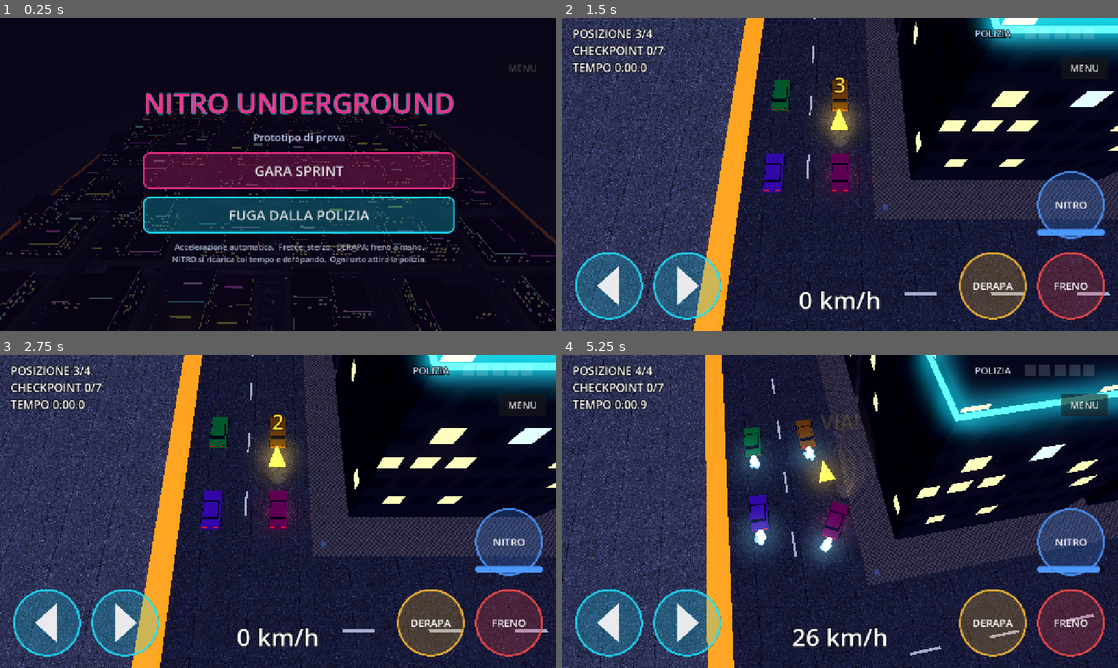
Above: before the commit, frames 1-4 (two rows, left to right).
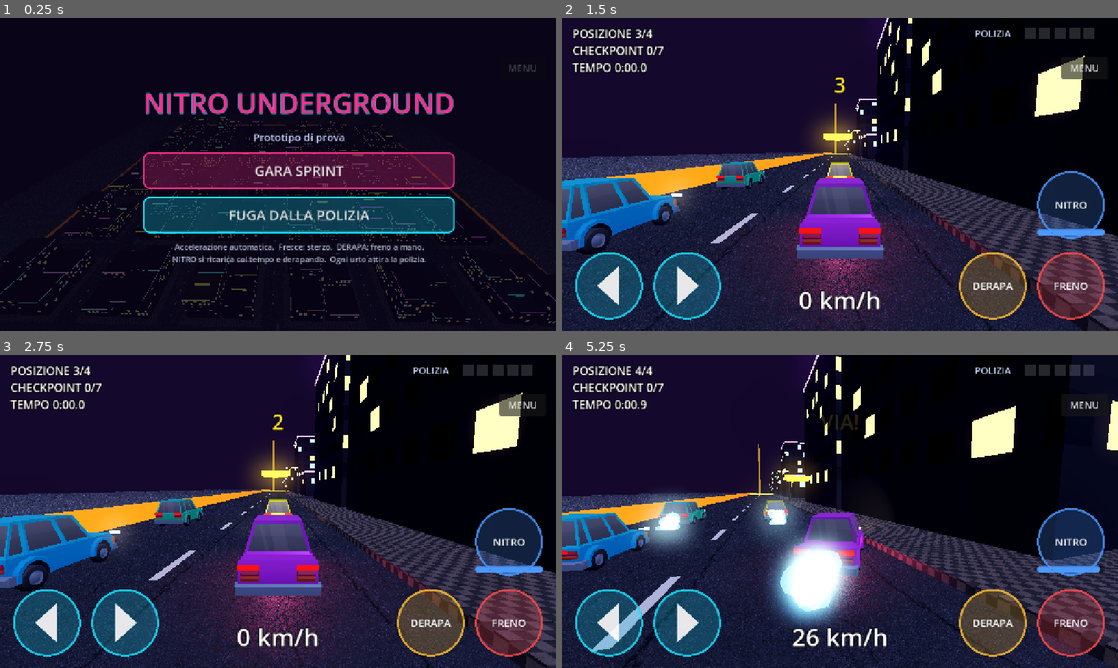
Above: after the commit, the same moments.

Repository: stefanopaglierani/nitro-underground
Game: Godot game, scene res://scenes/main.tscn
The game is run twice, just before and just after one commit, with the same random seed, the same clock (stepped at 60 frames per second) and the same inputs.
Inputs:
- Up to frame 1 (0.25 s): no input
- Up to frame 2 (1.5 s): click "MENU" at 0.5 s; click "GARA SPRINT" at 1.25 s
- Up to frame 3 (2.75 s): tap Enter at 2 s; hold Right (steer_right) from 2.03 s (still down); hold Shift (nitro) from 2.03 s (still down)
- Up to frame 4 (5.25 s): tap Space (handbrake) at 2.75, 4.25 s; release Right (steer_right) at 2.78 s; release Shift (nitro) at 2.78 s; hold Down (brake) 2.78-3.53 s; tap Shift (nitro) at 2.85, 4.35 s; tap Enter at 3.5 s; hold Shift (nitro) 3.53-4.28 s; hold Right (steer_right) 3.53-5.03 s; tap N at 3.6 s; hold Left (steer_left) from 5.03 s (still down); hold Shift (nitro) from 5.03 s (still down)

The runs differ from the first frame. In frame 1, 5.9% of the frame differs, in the area x 0-100%, y 26-100%; in frame 2, 53%; in frame 3, 53%; in frame 4, 55%, in the area x 0-100%, y 0-100%.

Commit message:
Switch to a chase camera and use the KayKit car models
The camera now follows behind and slightly above the player's car,
looking down the road: it leans into drifts, holds still in the air,
widens the field of view with speed and nitro, and stops short of
buildings. Cars use the CC0 KayKit models with a repaintable body
shader and added lights; traffic picks a random model. Four two-way
ramps sit between the traffic lanes of a few roads. The car's collision
box now reaches the roof of the taller model. Commits the asset import
settings Godot generated.

Co-Authored-By: Claude Opus 5.5 <noreply@anthropic.com>
Claude-Session: https://claude.ai/code/session_01B4A2f7S7RDXcCSPHpxJ9AW

Diff:
--- a/scripts/car.gd
+++ b/scripts/car.gd
@@ -145,10 +145,11 @@
 	physics_material_override = phys
 
 	var shape := BoxShape3D.new()
-	shape.size = Vector3(1.9, 0.75, 4.2)
+	# Covers the body from the sills to the roof, so a car on its roof rests on it.
+	shape.size = Vector3(1.9, 1.15, 4.2)
 	var col := CollisionShape3D.new()
 	col.shape = shape
-	col.position.y = 0.8
+	col.position.y = 1.0
 	add_child(col)
 
 	for i in 4:
@@ -161,7 +162,10 @@
 		_rays.append(ray)
 		_susp_len[i] = spring_rest
 
-	_model = CarModel.build(paint, kind == Driver.POLICE)
+	var body := "car_sedan"
+	if kind == Driver.RACER:
+		body = ["car_hatchback", "car_stationwagon", "car_sedan"][absi(hash(paint)) % 3]
+	_model = CarModel.build(paint, kind == Driver.POLICE, "car_police" if kind == Driver.POLICE else body)
 	add_child(_model)
 	for n in ["WheelFL", "WheelFR", "WheelRL", "WheelRR"]:
 		_wheel_nodes.append(_model.get_node(n))
--- a/scripts/car_model.gd
+++ b/scripts/car_model.gd
@@ -1,6 +1,24 @@
 class_name CarModel
 extends RefCounted
-## Builds a low-poly placeholder car out of primitive meshes. The front of the car points to -Z.
+## Builds the car models: CC0 KayKit cars (see assets/LICENSES.md) with lights added on top, or a
+## blocky placeholder made of primitive meshes if the model is missing. The front points to -Z.
+## Every model has WheelFL/FR/RL/RR pivots and the tail_mat meta (police: siren_red/siren_blue).
+
+const KAYKIT_DIR := "res://assets/kaykit_city_builder_bits/"
+## KayKit cars are about 1/5 scale and face +Z.
+const KAYKIT_SCALE := 4.5
+## Lifts the model so its wheels touch the ground when the wheel pivots sit at WHEEL_Y.
+const KAYKIT_Y := 0.3
+const WHEEL_Y := 0.35
+## Body colour swatch of each car in the atlas (u0, v0, u1, v1) and its average linear brightness.
+const PAINT_SWATCH := {
+	"car_sedan": [Vector4(0.25, 0.25, 0.375, 0.5), 0.14],
+	"car_hatchback": [Vector4(0.5, 0.25, 0.625, 0.5), 0.219],
+	"car_stationwagon": [Vector4(0.25, 0.5, 0.375, 0.75), 0.158],
+}
+const WHEEL_SUFFIX := {"WheelFL": "_wheel_front_left", "WheelFR": "_wheel_front_right", "WheelRL": "_wheel_rear_left", "WheelRR": "_wheel_rear_right"}
+static var _scenes := {}
+static var _paint_shader: Shader = preload("res://shaders/car_paint.gdshader")
 
 
 static func mat(color: Color, emission := Color.BLACK, energy := 0.0, metallic := 0.0, rough := 0.6) -> StandardMaterial3D:
@@ -28,7 +46,81 @@
 	return mi
 
 
-static func build(paint: Color, police := false) -> Node3D:
+## body: KayKit model name (car_sedan, car_hatchback, car_stationwagon, car_taxi, car_police).
+## A paint with alpha 0 keeps the model's own colours.
+static func build(paint: Color, police := false, body := "") -> Node3D:
+	if body == "":
+		body = "car_police" if police else "car_sedan"
+	var path := KAYKIT_DIR + body + ".gltf"
+	if not _scenes.has(path):
+		_scenes[path] = load(path) if ResourceLoader.exists(path) else null
+	if _scenes[path] == null:
+		return build_blocky(paint, police)
+	var root := Node3D.new()
+	root.name = "Model"
+	var model := (_scenes[path] as PackedScene).instantiate() as Node3D
+	model.scale = Vector3.ONE * KAYKIT_SCALE
+	model.rotation.y = PI
+	model.position.y = KAYKIT_Y
+	root.add_child(model)
+
+	var m := ShaderMaterial.new()
+	m.shader = _paint_shader
+	var tex: Texture2D
+	for mi in model.find_children("*", "MeshInstance3D", true, false):
+		var surf_mat := (mi as MeshInstance3D).mesh.surface_get_material(0)
+		if surf_mat is BaseMaterial3D:
+			tex = surf_mat.albedo_texture
+		(mi as MeshInstance3D).material_override = m
+	m.set_shader_parameter("atlas", tex)
+	if paint.a > 0.0 and PAINT_SWATCH.has(body):
+		m.set_shader_parameter("paint_rect", PAINT_SWATCH[body][0])
+		m.set_shader_parameter("swatch_luma", PAINT_SWATCH[body][1])
+		m.set_shader_parameter("paint", paint)
+
+	# Move each wheel under a pivot the car can raise with the suspension and turn to steer.
+	for pivot_name in WHEEL_SUFFIX:
+		var wheel := model.find_child(body + WHEEL_SUFFIX[pivot_name], true, false) as Node3D
+		var pivot := Node3D.new()
+		pivot.name = pivot_name
+		root.add_child(pivot)
+		if wheel == null:
+			continue
+		# Wheel transform in the root's space (the model is not in the scene tree yet).
+		var xf := wheel.transform
+		var n := wheel.get_parent() as Node3D
+		while n != model:
+			xf = n.transform * xf
+			n = n.get_parent() as Node3D
+		xf = model.transform * xf
+		pivot.position = Vector3(xf.origin.x, WHEEL_Y, xf.origin.z)
+		wheel.get_parent().remove_child(wheel)
+		wheel.owner = null
+		pivot.add_child(wheel)
+		wheel.transform = Transform3D(xf.basis, Vector3.ZERO)
+
+	var lights := Node3D.new()
+	lights.name = "Lights"
+	root.add_child(lights)
+	var head := mat(Color.WHITE, Color(1, 0.97, 0.85), 4.0)
+	box(lights, Vector3(0.4, 0.12, 0.05), Vector3(-0.62, 0.78, -2.13), head)
+	box(lights, Vector3(0.4, 0.12, 0.05), Vector3(0.62, 0.78, -2.13), head)
+	var tail := mat(Color(0.6, 0, 0), Color(1, 0.05, 0.05), 1.5)
+	box(lights, Vector3(0.45, 0.12, 0.05), Vector3(-0.62, 0.85, 2.11), tail, "TailL")
+	box(lights, Vector3(0.45, 0.12, 0.05), Vector3(0.62, 0.85, 2.11), tail, "TailR")
+	root.set_meta("tail_mat", tail)
+	if police:
+		var red := mat(Color(0.5, 0, 0), Color(1, 0.05, 0.05), 0.2)
+		var blue := mat(Color(0, 0, 0.5), Color(0.1, 0.3, 1), 0.2)
+		box(lights, Vector3(0.55, 0.16, 0.35), Vector3(-0.32, 1.72, 0.1), red)
+		box(lights, Vector3(0.55, 0.16, 0.35), Vector3(0.32, 1.72, 0.1), blue)
+		root.set_meta("siren_red", red)
+		root.set_meta("siren_blue", blue)
+	return root
+
+
+## Placeholder car made of boxes, used when a model file is missing.
+static func build_blocky(paint: Color, police := false) -> Node3D:
 	var root := Node3D.new()
 	root.name = "Model"
 	var body := Node3D.new()
--- a/scripts/city.gd
+++ b/scripts/city.gd
@@ -81,6 +81,7 @@
 		CarModel.box(self, Vector3(extent + ROAD, 0.02, ROAD), Vector3(mid, 0.01, c), road)
 		CarModel.box(self, Vector3(ROAD, 0.022, extent + ROAD), Vector3(c, 0.011, mid), road)
 	_lane_marks()
+	_ramps()
 
 	for bx in BLOCKS:
 		for bz in BLOCKS:
@@ -104,6 +105,24 @@
 	_static_box(Vector3(mid, 0.6, e), Vector3(extent + ROAD + 4, 1.2, 2), barrier)
 	_static_box(Vector3(s, 0.6, mid), Vector3(2, 1.2, extent + ROAD + 4), barrier)
 	_static_box(Vector3(e, 0.6, mid), Vector3(2, 1.2, extent + ROAD + 4), barrier)
+
+
+## Two-way jump ramps in the middle of a few roads, between the two traffic lanes (traffic drives
+## at 3.5 m from the centre line, so a 5 m wide ramp leaves both lanes free).
+func _ramps() -> void:
+	var mat: Material = load("res://assets/materials/wall_metal_sheet.tres") if ResourceLoader.exists("res://assets/materials/wall_metal_sheet.tres") else null
+	var length := 14.0
+	# [along_x, road index, block index along the road]
+	for r in [[true, 1, 2], [true, 5, 3], [false, 2, 4], [false, 4, 1]]:
+		var ramp := Ramp.create(length, 5.0, 15.0, mat, true)
+		var mid: float = (r[2] + 0.5) * SPACING
+		if r[0]:
+			ramp.position = Vector3(mid - length, 0, r[1] * SPACING)
+			ramp.rotation.y = -PI / 2
+		else:
+			ramp.position = Vector3(r[1] * SPACING, 0, mid - length)
+			ramp.rotation.y = PI
+		add_child(ramp)
 
 
 func _lane_marks() -> void:
--- a/scripts/main.gd
+++ b/scripts/main.gd
@@ -8,7 +8,7 @@
 	Vector2i(0, 6), Vector2i(0, 3), Vector2i(2, 3), Vector2i(2, 0),
 	Vector2i(4, 0), Vector2i(4, 4), Vector2i(6, 4), Vector2i(6, 1),
 ]
-const RIVAL_COLORS := [Color(0.1, 0.85, 0.3), Color(1, 0.55, 0.05), Color(0.6, 0.2, 1)]
+const RIVAL_COLORS := [Color(0.1, 0.85, 0.3), Color(1, 0.55, 0.05), Color(0.1, 0.55, 1)]
 const CHECKPOINT_RADIUS := 16.0
 const AI_ADVANCE_RADIUS := 12.0
 const PRIZE := 5000
@@ -37,6 +37,14 @@
 var escape_t := 0.0
 var police_called := false
 var cam_yaw := 0.0
+var _cam_dist := CAM_DIST
+var _cam_ray := PhysicsRayQueryParameters3D.new()
+# Chase camera: behind the car and a little above it, looking down the road.
+const CAM_DIST := 6.8
+const CAM_HEIGHT := 2.5
+const CAM_LOOK_AHEAD := 8.0
+const CAM_FOV := 68.0
+const CAM_FOV_FAST := 84.0
 var _orbit := 0.0
 
 var autotest := false
@@ -77,8 +85,9 @@
 		t.setup(city, rng)
 
 	camera = Camera3D.new()
-	camera.fov = 55
-	camera.far = 800
+	camera.fov = CAM_FOV
+	camera.near = 0.1
+	camera.far = 900
 	add_child(camera)
 
 	hud = Hud.new()
@@ -406,13 +415,36 @@
 
 
 func _update_camera(delta: float) -> void:
-	var target := player.global_position + Vector3(player.velocity.x, 0, player.velocity.z) * 0.2
-	if player.speed > -1.0:
-		cam_yaw = lerp_angle(cam_yaw, player.heading(), clampf(2.0 * delta, 0.0, 1.0))
-	var height := 30.0 + absf(player.speed) * 0.3
-	var offset := Basis(Vector3.UP, cam_yaw) * Vector3(0, height, height * 0.42)
-	camera.global_position = camera.global_position.lerp(target + offset, clampf(6.0 * delta, 0.0, 1.0))
-	camera.look_at(target, Vector3.UP)
+	var car_pos := player.global_position
+	var flat_v := Vector3(player.velocity.x, 0, player.velocity.z)
+	# Follow the nose, leaning towards the direction of travel in a drift; hold still when the car
+	# is in the air or on its roof so spins and flips stay readable.
+	var want := player.heading()
+	if flat_v.length() > 8.0 and player.speed > 0.0:
+		want = lerp_angle(want, atan2(-flat_v.x, -flat_v.z), 0.35)
+	if player.wheels_on_ground > 0 and player.speed > -2.0:
+		cam_yaw = lerp_angle(cam_yaw, want, clampf(5.0 * delta, 0.0, 1.0))
+	var speed_t := clampf(flat_v.length() / player.max_speed, 0.0, 1.3)
+	var back := Basis(Vector3.UP, cam_yaw) * Vector3(0, 0, 1)
+	# Pull back a little at speed and with nitro.
+	var dist := CAM_DIST + speed_t * 1.6 + (0.8 if player.using_nitro else 0.0)
+	var pivot := car_pos + Vector3(0, 1.2, 0)
+	var desired := pivot + back * dist + Vector3(0, CAM_HEIGHT - 1.2 + speed_t * 0.4, 0)
+	# Keep the camera out of buildings: stop it short of anything between it and the car.
+	_cam_ray.from = pivot
+	_cam_ray.to = desired
+	_cam_ray.exclude = [player.get_rid()]
+	var hit := player.get_world_3d().direct_space_state.intersect_ray(_cam_ray)
+	var max_dist := pivot.distance_to(desired)
+	if not hit.is_empty():
+		max_dist = maxf(pivot.distance_to(hit.position) - 0.4, 1.5)
+	_cam_dist = minf(lerpf(_cam_dist, max_dist, clampf(4.0 * delta, 0.0, 1.0)), max_dist)
+	var cam_pos := pivot + (desired - pivot).normalized() * _cam_dist
+	camera.global_position = camera.global_position.lerp(cam_pos, clampf(12.0 * delta, 0.0, 1.0))
+	var look := car_pos + Vector3(0, 1.0, 0) - back * CAM_LOOK_AHEAD
+	camera.look_at(look, Vector3.UP)
+	var fov := lerpf(CAM_FOV, CAM_FOV_FAST, clampf(speed_t, 0.0, 1.0)) + (6.0 if player.using_nitro else 0.0)
+	camera.fov = lerpf(camera.fov, fov, clampf(3.0 * delta, 0.0, 1.0))
 
 
 func _update_hud() -> void:
@@ -429,7 +461,7 @@
 		var to := t - player.global_position
 		to.y = 0
 		if to.length() > 1.0:
-			arrow.global_position = player.global_position + to.normalized() * 5.5 + Vector3(0, 2.5, 0)
+			arrow.global_position = player.global_position + to.normalized() * 9.0 + Vector3(0, 3.4, 0)
 			arrow.look_at(arrow.global_position + to, Vector3.UP)
 
 
--- a/scripts/ramp.gd
+++ b/scripts/ramp.gd
@@ -4,12 +4,13 @@
 ## The first half of the ramp is a curved transition from flat to the full slope, so cars roll
 ## onto it instead of being kicked into the air at the bottom edge.
 ## The node's origin is the middle of the low edge: place it where the ramp starts and turn it to
-## face the direction of travel.
+## face the direction of travel. A two-way ramp comes back down the same way on the far side of the
+## lip, so it can be jumped from both ends (it is then 2 x length long).
 
 const SEGMENTS := 8
 
 
-static func create(length: float, width: float, angle_deg: float, material: Material = null) -> Ramp:
+static func create(length: float, width: float, angle_deg: float, material: Material = null, two_way := false) -> Ramp:
 	var ramp := Ramp.new()
 	var k := tan(deg_to_rad(angle_deg))
 	var a := length * 0.5
@@ -19,6 +20,9 @@
 		profile.append(Vector2(x, k * x * x / (2.0 * a)))
 	profile.append(Vector2(length, k * a / 2.0 + k * (length - a)))
 	var height := profile[-1].y
+	if two_way:
+		for i in range(profile.size() - 2, -1, -1):
+			profile.append(Vector2(2.0 * length - profile[i].x, profile[i].y))
 	var w := width / 2.0
 
 	var st := SurfaceTool.new()
@@ -36,8 +40,9 @@
 		_tri(st, Vector3(-w, 0, -p.x), l1, l0)
 		_tri(st, Vector3(w, 0, -p.x), r1, Vector3(w, 0, -q.x))
 		_tri(st, Vector3(w, 0, -p.x), r0, r1)
-	var top := Vector3(0, height, -length)
-	_quad(st, Vector3(-w, 0, top.z), Vector3(w, 0, top.z), Vector3(w, height, top.z), Vector3(-w, height, top.z))
+	if not two_way:
+		var z := -length
+		_quad(st, Vector3(-w, 0, z), Vector3(w, 0, z), Vector3(w, height, z), Vector3(-w, height, z))
 	st.generate_normals()
 	var mesh := st.commit()
 
--- a/scripts/traffic.gd
+++ b/scripts/traffic.gd
@@ -2,7 +2,7 @@
 extends AnimatableBody3D
 ## Civilian car that drives straight along one road lane and wraps around at the city edge.
 
-const COLORS := [Color(0.6, 0.6, 0.62), Color(0.15, 0.2, 0.45), Color(0.45, 0.1, 0.1), Color(0.85, 0.85, 0.8), Color(0.1, 0.3, 0.15)]
+const BODIES := ["car_sedan", "car_hatchback", "car_stationwagon", "car_taxi"]
 
 var along_x := true
 var line := 0.0
@@ -24,12 +24,12 @@
 	_max = city.extent + City.ROAD / 2.0 - 2.5
 	t = rng.randf_range(_min, _max)
 	var shape := BoxShape3D.new()
-	shape.size = Vector3(1.9, 1.2, 4.2)
+	shape.size = Vector3(1.9, 1.5, 4.2)
 	var col := CollisionShape3D.new()
 	col.shape = shape
-	col.position.y = 0.6
+	col.position.y = 0.85
 	add_child(col)
-	add_child(CarModel.build(COLORS[rng.randi() % COLORS.size()]))
+	add_child(CarModel.build(Color(0, 0, 0, 0), false, BODIES[rng.randi() % BODIES.size()]))
 	_apply()
 
 
--- /dev/null
+++ b/shaders/car_paint.gdshader
@@ -0,0 +1,23 @@
+shader_type spatial;
+// KayKit atlas material with a repaintable body: texels inside paint_rect (the body's colour
+// swatch in the atlas) take the paint colour, keeping the swatch's light-to-dark gradient.
+
+uniform sampler2D atlas : source_color, filter_linear_mipmap;
+uniform vec4 paint_rect = vec4(0.0); // u0, v0, u1, v1; all zero = no repaint
+uniform vec3 paint : source_color = vec3(1.0);
+uniform float swatch_luma = 0.5;
+
+void fragment() {
+	vec3 c = texture(atlas, UV).rgb;
+	bool body = UV.x >= paint_rect.x && UV.x <= paint_rect.z && UV.y >= paint_rect.y && UV.y <= paint_rect.w;
+	if (body) {
+		float l = dot(c, vec3(0.299, 0.587, 0.114)) / max(swatch_luma, 0.01);
+		ALBEDO = clamp(paint * l, 0.0, 1.0);
+		METALLIC = 0.3;
+		ROUGHNESS = 0.3;
+	} else {
+		ALBEDO = c;
+		METALLIC = 0.0;
+		ROUGHNESS = 0.45;
+	}
+}
Not shown, added: assets/hdri/cobblestone_street_night_1k.hdr.import
Not shown, added: assets/hdri/dresden_station_night_1k.hdr.import
Not shown, added: assets/hdri/modern_buildings_night_1k.hdr.import
Not shown, added: assets/hdri/modern_evening_street_1k.hdr.import
Not shown, added: assets/kaykit_city_builder_bits/base.gltf.import
Not shown, added: assets/kaykit_city_builder_bits/bench.gltf.import
Not shown, added: assets/kaykit_city_builder_bits/box_A.gltf.import
Not shown, added: assets/kaykit_city_builder_bits/box_B.gltf.import
Not shown, added: assets/kaykit_city_builder_bits/building_A.gltf.import
Not shown, added: assets/kaykit_city_builder_bits/building_A_withoutBase.gltf.import
Not shown, added: assets/kaykit_city_builder_bits/building_B.gltf.import
Not shown, added: assets/kaykit_city_builder_bits/building_B_withoutBase.gltf.import
(and 93 more such lines)
